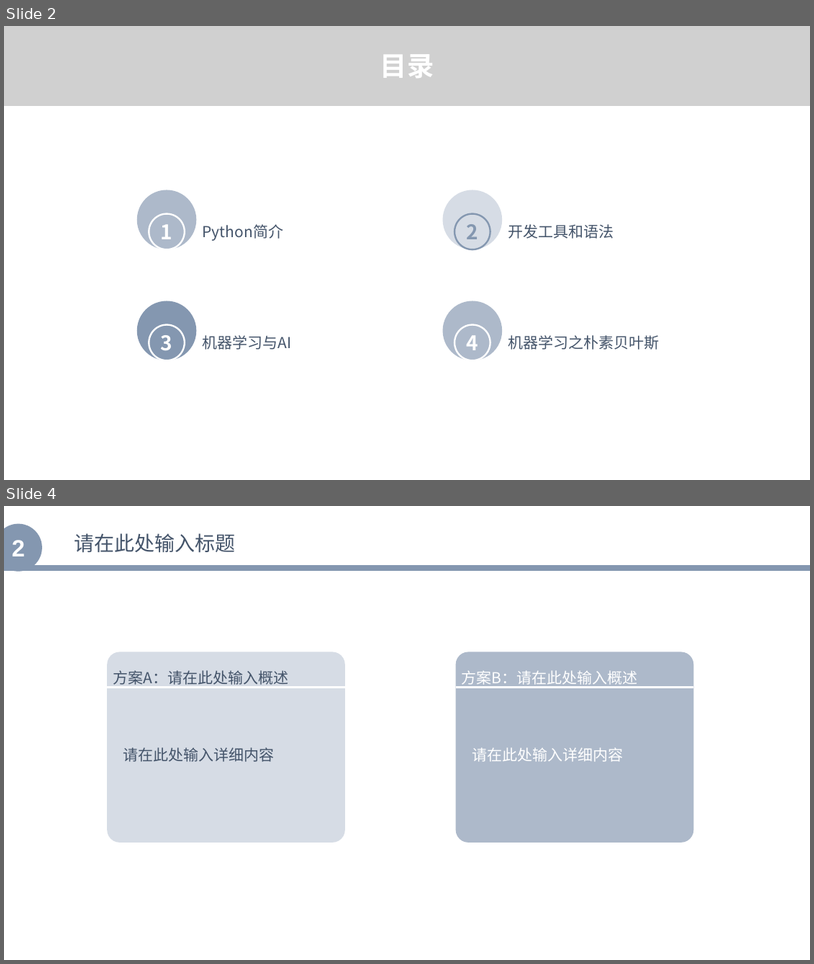
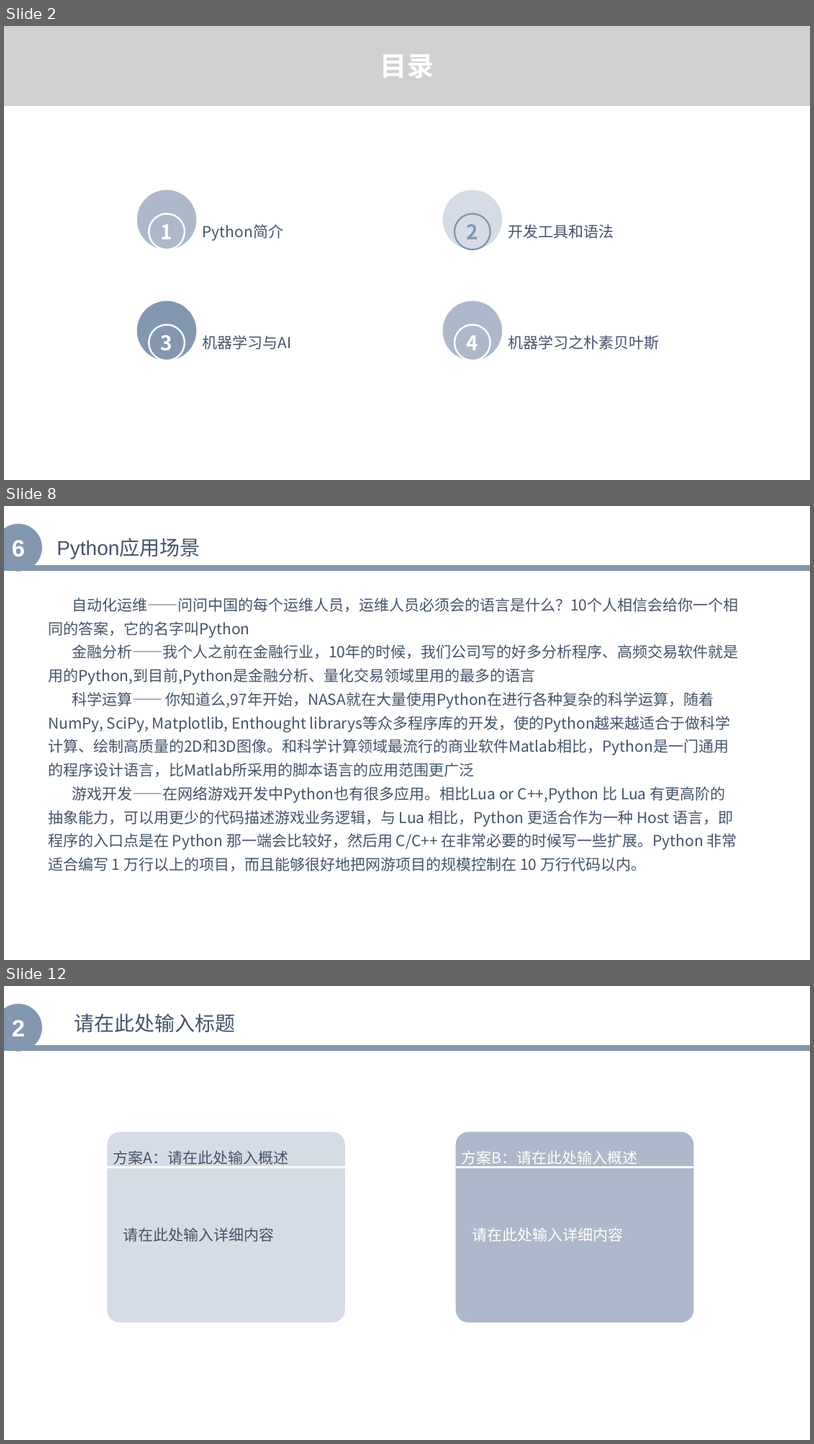
Before and after one commit to zhenglibins/python, a slide deck: python资料/Python与机器学习入门.pptx. Shown one above the other, each under a label of ours: slides 2 and 4 before the commit, slides 2, 8 and 12 after it; the slides between them are not shown. The pictures are 814x964 and 814x1444 pixels, drawn with LibreOffice and Linux fonts; fonts in the diff are those of the drawing; grey boxes stand for pictures. Boxes give left, top, right and bottom in pixels: in the first picture for what was removed or moved away, otherwise in the second. Text is boxed around its words. In the diff, an @@ line names an element or a change of style, - is before the commit and + after.

```diff
--- a/python资料/Python与机器学习入门.pptx
+++ b/python资料/Python与机器学习入门.pptx
@@ slide 8 added at (4,506,810,960), background #FFFFFF @@
@@ ellipse added at (4,523,42,572), fill #8497B0, 28 pt, text #FFFFFF, bold @@
+6
@@ text added at (57,539,200,559), 24 pt, text #44546A @@
+Python应用场景
@@ line added from (4, 568) to (810, 568), #8497B0 7 pt @@
@@ text added at (48,597,738,871), 18 pt, text #44546A @@
+自动化运维——问问中国的每个运维人员，运维人员必须会的语言是什么？10个人相信会给你一个相同的答案，它的名字叫Python
+金融分析——我个人之前在金融行业，10年的时候，我们公司写的好多分析程序、高频交易软件就是用的Python,到目前,Python是金融分析、量化交易领域里用的最多的语言
+科学运算—— 你知道么,97年开始，NASA就在大量使用Python在进行各种复杂的科学运算，随着NumPy, SciPy, Matplotlib, Enthought librarys等众多程序库的开发，使的Python越来越适合于做科学计算、绘制高质量的2D和3D图像。和科学计算领域最流行的商业软件Matlab相比，Python是一门通用的程序设计语言，比Matlab所采用的脚本语言的应用范围更广泛
+游戏开发——在网络游戏开发中Python也有很多应用。相比Lua or C++,Python 比 Lua 有更高阶的抽象能力，可以用更少的代码描述游戏业务逻辑，与 Lua 相比，Python 更适合作为一种 Host 语言，即程序的入口点是在 Python 那一端会比较好，然后用 C/C++ 在非常必要的时候写一些扩展。Python 非常适合编写 1 万行以上的项目，而且能够很好地把网游项目的规模控制在 10 万行代码以内。
@@ what was slide 4 is now slide 12 @@
```
Also in this commit, not shown: 8 other slides added, 1 slide removed, 1 other file.
